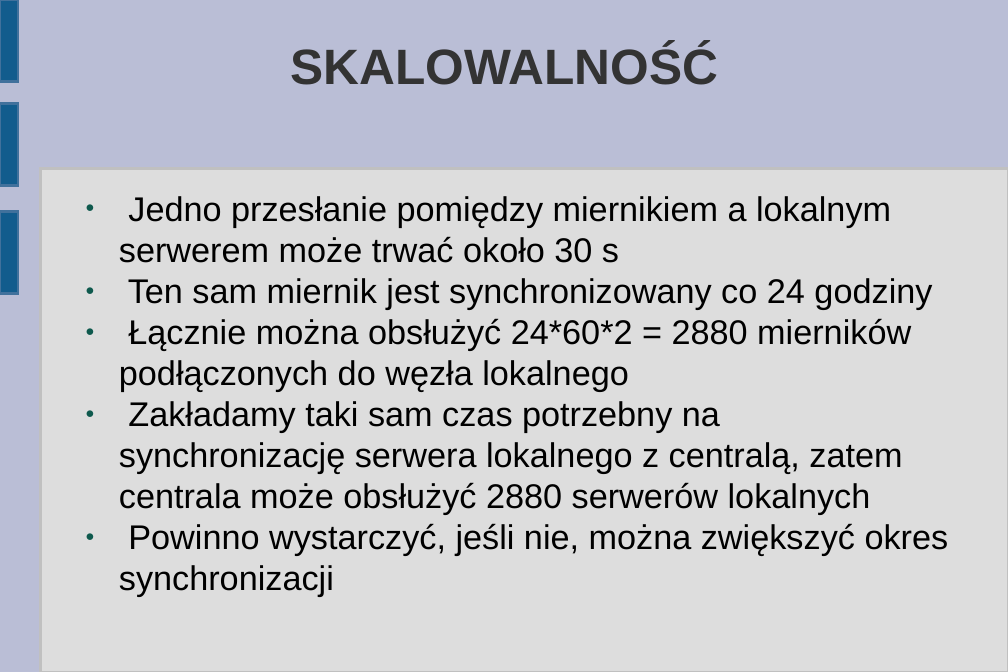
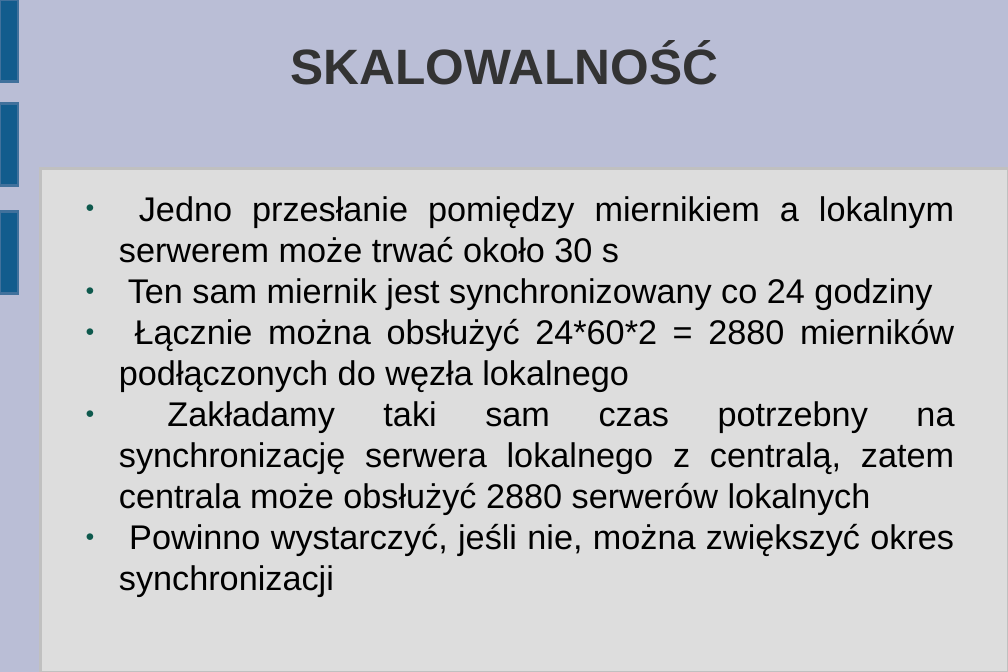
Before and after one commit to Sapphire1/AiS, a slide deck: slide 19 of etap 1_V3.odp. Drawn at 1008x672 pixels with LibreOffice and Linux fonts; fonts in the diff are those of the drawing. Boxes give left, top, right and bottom in pixels: in the first picture for what was removed or moved away, otherwise in the second. Text is boxed around its words. In the diff, an @@ line names an element or a change of style, - is before the commit and + after.

```diff
--- a/etap 1_V3.odp
+++ b/etap 1_V3.odp
@@ text "Jedno przesłanie pomiędzy miernikiem a ..." at (119,196,954,597): alignment left to justified @@
```
Also in this commit, not shown: 3 other slides changed, 1 slide added, 1 slide removed.
